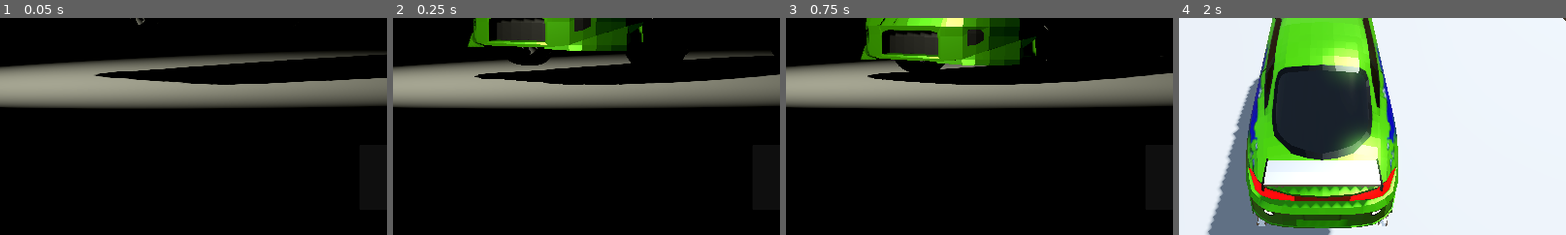
Above: before the commit, frames 1-4 (left to right).
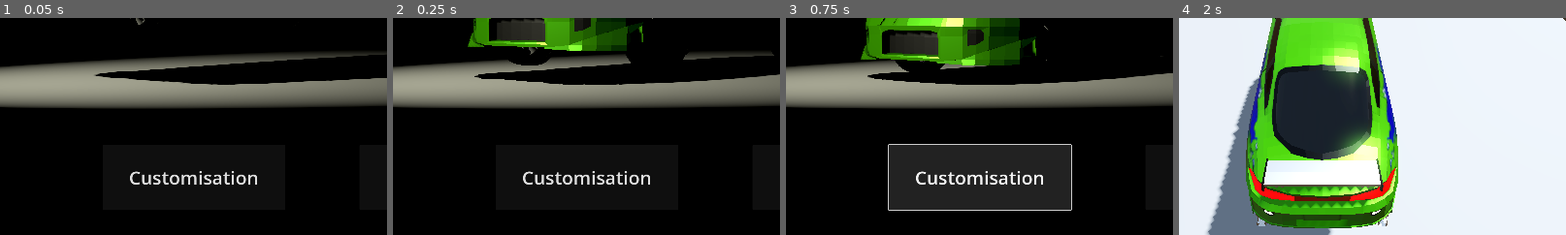
Above: after the commit, the same moments.

Repository: sashkohetman/Car_game_git
Game: Godot game, scene res://scenes/Menu.tscn
Same seed, same stepped clock (60 frames per second), same inputs: the game is played once before the commit and once after it.
Inputs (mouse positions are % of the whole screen's width and height, from its top left):
- Up to frame 1 (0.05 s): no input
- Up to frame 2 (0.25 s): no input
- Up to frame 3 (0.75 s): click (57, 87) at 0.5 s, where only the run after the commit has a clickable "Customisation"
- Up to frame 4 (2 s): click "Start" at 1.25 s
The pictures show only the part of the screen within x 32-81%, y 50-100%; the shares and areas given below are measured in that part.

The runs differ from the first frame. In frame 1, 0.9% of the frame differs, in the area x 33-67%, y 70-77%; in frame 2, 0.9%; in frame 3, 15%, in the area x 26-74%, y 58-89%; in frame 4, nothing differs.

Commit message:
New engine engine alpha
engine engine

Diff:
--- /dev/null
+++ b/Car_game-(4.5)/Engine_debug.tscn
@@ -0,0 +1,8 @@
+[gd_scene load_steps=2 format=3 uid="uid://tlu1jbk31i7m"]
+
+[ext_resource type="Script" uid="uid://cl3vy6ppxd2y7" path="res://scenes/engine_processing.gd" id="1_p0012"]
+
+[node name="Node2D" type="Node2D"]
+
+[node name="Engine" type="Node3D" parent="."]
+script = ExtResource("1_p0012")
--- a/Car_game-(4.5)/project.godot
+++ b/Car_game-(4.5)/project.godot
@@ -23,7 +23,6 @@
 
 window/size/viewport_width=1920
 window/size/viewport_height=1080
-window/size/mode=3
 
 [dotnet]
 
@@ -60,6 +59,16 @@
 "events": [Object(InputEventKey,"resource_local_to_scene":false,"resource_name":"","device":-1,"window_id":0,"alt_press …(192 unchanged characters)…
 ]
 }
+"shift up"={
+"deadzone": 0.2,
+"events": [Object(InputEventKey,"resource_local_to_scene":false,"resource_name":"","device":-1,"window_id":0,"alt_pressed":false,"shift_pressed":false,"ctrl_pressed":false,"meta_pressed":false,"pressed":false,"keycode":0,"physical_keycode":4194325,"key_label":0,"unicode":0,"location":0,"echo":false,"script":null)
+]
+}
+"shift down"={
+"deadzone": 0.2,
+"events": [Object(InputEventKey,"resource_local_to_scene":false,"resource_name":"","device":-1,"window_id":0,"alt_pressed":false,"shift_pressed":false,"ctrl_pressed":false,"meta_pressed":false,"pressed":false,"keycode":0,"physical_keycode":4194326,"key_label":0,"unicode":0,"location":0,"echo":false,"script":null)
+]
+}
 
 [physics]
 
--- /dev/null
+++ b/Car_game-(4.5)/scenes/Dyno.gd
@@ -0,0 +1,17 @@
+extends Control
+
+
+
+var torque_color =Color.CORNFLOWER_BLUE
+var hp_color = Color.INDIAN_RED
+var grid_color = Color(0.2, 0.2, 0.2, 1.0)
+
+func _draw() -> void:
+	var size := get_size()
+	draw_grid(size)
+
+	var torque_points = PackedVector2Array()
+
+	for rpm in range(0, int(CarEngine.max_rpm) + 1, 100):
+		var torque = calculate_torque_logic(rpm)
+		var hp = 1
--- /dev/null
+++ b/Car_game-(4.5)/scenes/Dyno.tscn
@@ -0,0 +1,24 @@
+[gd_scene load_steps=4 format=3 uid="uid://18sgogicl8xu"]
+
+[ext_resource type="Script" uid="uid://dy3e73slres64" path="res://scenes/Dyno.gd" id="1_61ih3"]
+[ext_resource type="PackedScene" uid="uid://beribt3ce0mdl" path="res://scenes/car.tscn" id="2_2y5jg"]
+[ext_resource type="Script" uid="uid://cl3vy6ppxd2y7" path="res://scenes/engine_processing.gd" id="3_xdfl4"]
+
+[node name="World" type="Node3D"]
+
+[node name="CanvasLayer" type="CanvasLayer" parent="."]
+
+[node name="Node3D" type="Node3D" parent="CanvasLayer"]
+
+[node name="Control" type="Control" parent="CanvasLayer"]
+layout_mode = 3
+anchors_preset = 0
+offset_right = 40.0
+offset_bottom = 40.0
+script = ExtResource("1_61ih3")
+
+[node name="Car" parent="." instance=ExtResource("2_2y5jg")]
+visible = false
+
+[node name="Engine" type="Node3D" parent="."]
+script = ExtResource("3_xdfl4")
--- a/Car_game-(4.5)/scenes/Menu.tscn
+++ b/Car_game-(4.5)/scenes/Menu.tscn
@@ -85,3 +85,13 @@
 offset_bottom = 996.4
 theme_override_font_sizes/font_size = 64
 text = "Start"
+
+[node name="Customisation" type="Button" parent="CanvasLayer"]
+offset_left = 860.0
+offset_top = 856.0
+offset_right = 1312.0
+offset_bottom = 1018.0
+theme_override_font_sizes/font_size = 46
+text = "Customisation"
+
+[node name="CanvasLayer2" type="CanvasLayer" parent="."]
--- a/Car_game-(4.5)/scenes/car.tscn
+++ b/Car_game-(4.5)/scenes/car.tscn
@@ -7,6 +7,7 @@
 [ext_resource type="PackedScene" uid="uid://btwi5nktaiavp" path="res://assets/Wheels.glb" id="4_rgthg"]
 [ext_resource type="Curve" uid="uid://dytobijit2ddd" path="res://scripts/accel_curve.tres" id="5_vbced"]
 [ext_resource type="Script" uid="uid://exm8oblwxyw" path="res://scripts/car_follow_camera.gd" id="7_26f0e"]
+[ext_resource type="Script" uid="uid://cl3vy6ppxd2y7" path="res://scenes/engine_processing.gd" id="8_ctevm"]
 
 [sub_resource type="PhysicsMaterial" id="PhysicsMaterial_4clw4"]
 friction = 0.05
@@ -190,3 +191,6 @@
 top_level = true
 current = true
 script = ExtResource("7_26f0e")
+
+[node name="Engine" type="Node3D" parent="."]
+script = ExtResource("8_ctevm")
--- /dev/null
+++ b/Car_game-(4.5)/scenes/engine_processing.gd
@@ -0,0 +1,101 @@
+extends Node3D
+class_name CarEngine
+
+@export_group("Engine_parameters")
+@export var max_rpm := 9000
+@export var idle_rpm := 1000.0
+@export var bore := 8.6 ##cm
+@export var stroke := 8.6 ##cm
+@export var cyl_count := 4 ## AYY JAPANESE ENGINE!!!
+@export var flywheel_inertia := 0.1
+@export var base_friction := 10.1
+@export var friction_coeff := 0.1
+@export var engine_quallity := 1.1 ## based on the amt of valves (16)
+@export var exhaust_multiplier := 1.05
+
+@export_group("Cam Profile")
+@export var base_VE := 0.5
+@export var cam_base_peak := 6250
+### Vtec
+@export var Vtec := true
+@export var low_cam := 4000.0
+@export var cam_switch_rpm := 5500.0
+@export var high_cam := 7500.0
+
+@export_group("Turbo")
+@export var is_turbo := true
+@export var turbo_count := 1
+@export var max_boost := 1.0
+@export var spool_rpm := 4500
+@export var best_boost_rpm := 6500
+@export var full_boost_rpm := 9000
+@export var boost_heat_coeff := 20
+
+@export_group("intercooler")
+@export var intercooler_kW := 4000.0
+
+var current_boost := 0.0
+var rpm := idle_rpm + 100
+var idle_compensation = 0.0
+var Current_VE : float
+var boost:float
+var dynamic_friction: float
+# Called every frame. 'delta' is the elapsed time since the previous frame.
+func _process(delta: float) -> void:
+	var throttle := Input.get_action_strength("accelerate")
+
+
+	### Turbo ###
+	if rpm >= spool_rpm:
+		var distance = 0.0
+		if rpm < best_boost_rpm:
+			distance = (best_boost_rpm - rpm) / (best_boost_rpm - spool_rpm)
+		elif rpm >= best_boost_rpm:
+			distance = (rpm - best_boost_rpm) / (full_boost_rpm - best_boost_rpm)
+		boost = max_boost - (distance ** 2 * 0.6)
+
+	var heat_from_turbo := boost * boost_heat_coeff
+	var air_quality = intercooler_kW / (intercooler_kW + heat_from_turbo)
+	var effective_boost = boost * (intercooler_kW / (intercooler_kW + air_quality))
+
+	### Cam Profile (I'm that complex)
+	if Vtec == false:
+		var distance = 0.0
+		if rpm < cam_base_peak:
+			distance = (cam_base_peak - rpm) / (cam_base_peak - idle_rpm)
+		elif rpm >= cam_base_peak:
+			distance = (rpm - cam_base_peak) / (max_rpm - cam_base_peak)
+		Current_VE = base_VE + (1.0 - base_VE) * (1.0 - distance ** 2)
+	if Vtec:
+		var distance = 0.0
+		if rpm < cam_switch_rpm:
+			if rpm < low_cam:
+				distance = (low_cam - rpm) / (low_cam - idle_rpm)
+			elif rpm >= low_cam:
+				distance = (rpm - low_cam) / (max_rpm - low_cam)
+		if rpm >= cam_switch_rpm:
+			if rpm < high_cam:
+				distance = (high_cam - rpm) / (high_cam - idle_rpm)
+			elif rpm >= high_cam:
+				distance = (rpm - high_cam) / (max_rpm - high_cam)
+		Current_VE = base_VE + (1.0 - base_VE) * (1.0 - distance ** 2)
+	### Friction ###
+	dynamic_friction = base_friction + (rpm * friction_coeff)
+
+	###  Torque ###
+	var Displacement := PI * (bore/2) ** 2 * stroke * cyl_count
+	var torque :float= Displacement  * (Current_VE) * (1.0 + effective_boost)
+
+	### idle fuel compensation!!!!! ###
+	if rpm <= idle_rpm and not Input.is_action_pressed("accelerate"):
+		if rpm <= (idle_rpm - 10):
+			idle_compensation += 0.01
+		throttle = clamp(throttle + idle_compensation, 0.0, 1.0)
+	if rpm >= max_rpm:
+		rpm = max_rpm
+	rpm += ((torque  * throttle - dynamic_friction) / flywheel_inertia) * delta
+
+	print(rpm, "rpm")
+	print(torque, "tQ")
+	print(effective_boost, "boost")
+	print(Current_VE, "VE")
--- a/Car_game-(4.5)/scripts/rigid_body_3d.gd
+++ b/Car_game-(4.5)/scripts/rigid_body_3d.gd
@@ -10,6 +10,17 @@
 @export var max_speed := 200.0
 @export var body_mass := 1500.0
 @export var engine_braking := 0.1  # no gas = decelerate
+
+@export_group("Engine & Transmission")
+@export var engine_torque_curve: Curve       # Torque curve (x: RPM/MaxRPM, y: Torque)
+@export var max_torque := 450.0              # Peak torque in Nm
+@export var max_rpm := 7000.0                # Redline
+@export var idle_rpm := 900.0                # RPM when not pressing gas
+@export var gear_ratios: Array[float] = [3.4, 2.1, 1.45, 1.1, 0.9] # Eclipse 5-speed
+@export var final_drive := 4.1               # Differential ratio
+
+var current_rpm := 0.0
+var current_gear := 1 # 0 = Reverse, 1-5 = Forward
 
 @export_group("Aerodynamics")
 @export var downforce_strength := 0.3
@@ -64,8 +75,28 @@
 		motor_input = 1
 	elif event.is_action_released("accelerate"):
 		motor_input = 0
+	if event.is_action_pressed("shift_up"):
+		current_gear = clampi(current_gear + 1, 1, gear_ratios.size())
+	if event.is_action_pressed("shift_down"):
+		current_gear = clampi(current_gear - 1, 1, gear_ratios.size())
 
+func calculate_engine_force() -> float:
+	if wheels.is_empty(): return 0.0
 
+	# --- SAFETY CHECK ---
+	if not engine_torque_curve:
+		# If curve is missing, return a basic value or log a warning
+		# push_warning("Engine Torque Curve is missing!")
+		return motor_input * max_torque * 5.0
+
+	# ... rest of the code ...
+	var rpm_normalized = current_rpm / max_rpm
+	var torque_factor = engine_torque_curve.sample_baked(rpm_normalized)
+
+	# Total force calculation
+	var wheel_force = (motor_input * max_torque * torque_factor * gear_ratios[current_gear - 1] * final_drive) / 0.33
+
+	return wheel_force
 
 
 func _physics_process(delta: float) -> void:
@@ -118,7 +149,6 @@
 		# Reduce engine power by 70% if handbrake is on
 		final_accel *= 0.3
 
-# Then use final_accel instead of acceleration for wheel forces
 	# using global_basis.y, to press the car down
 	var down_direction = -global_basis.y
 
@@ -131,10 +161,18 @@
 		apply_force(downforce_vec, global_basis * Vector3(0, 0, aero_offset_z))
 	else:
 		# air controlls
-		var pitch = Input.get_axis("accelerate", "brake") * air_pitch_force
+		var pitch = Input.get_axis("brake", "accelerate") * air_pitch_force
 		var roll = Input.get_axis("turn left", "turn right") * air_roll_force
 		apply_torque(global_basis.x * pitch * mass)
 		apply_torque(global_basis.z * roll * mass)
+
+	## 5. Engine
+	var engine_power = calculate_engine_force()
+
+	for wheel in wheels:
+		# If AWD, split power 50/50. If FWD, give only to front wheels.
+		if wheel.is_motor:
+			wheel.engine_force = engine_power / 2.0 # Splitting for AWD
 
 	# 5. Ui timer
 	time_since_last_speed_update += delta
Not shown, added: Car_game-(4.5)/scenes/Dyno.gd.uid
Not shown: 1 places in Car_game-(4.5)/scenes/car.tscn that only renumber resources
Not shown, added: Car_game-(4.5)/scenes/engine_processing.gd.uid
